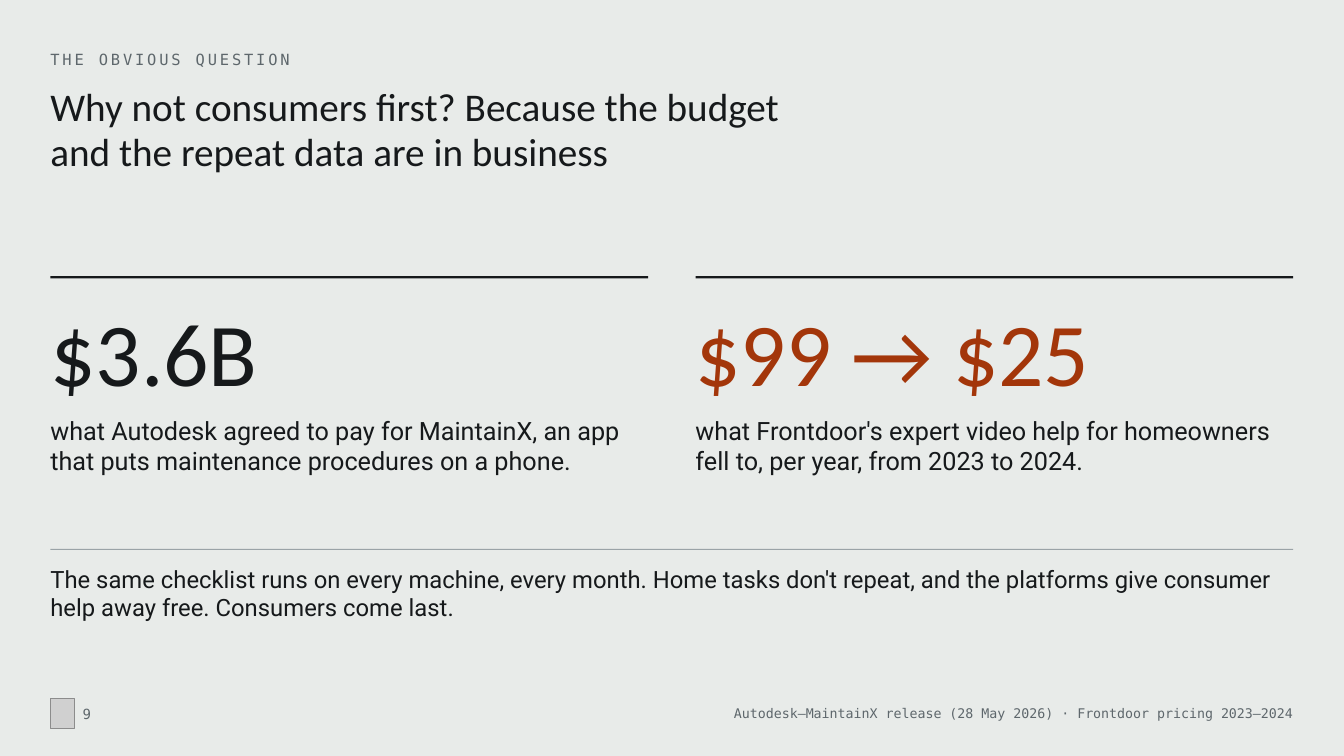
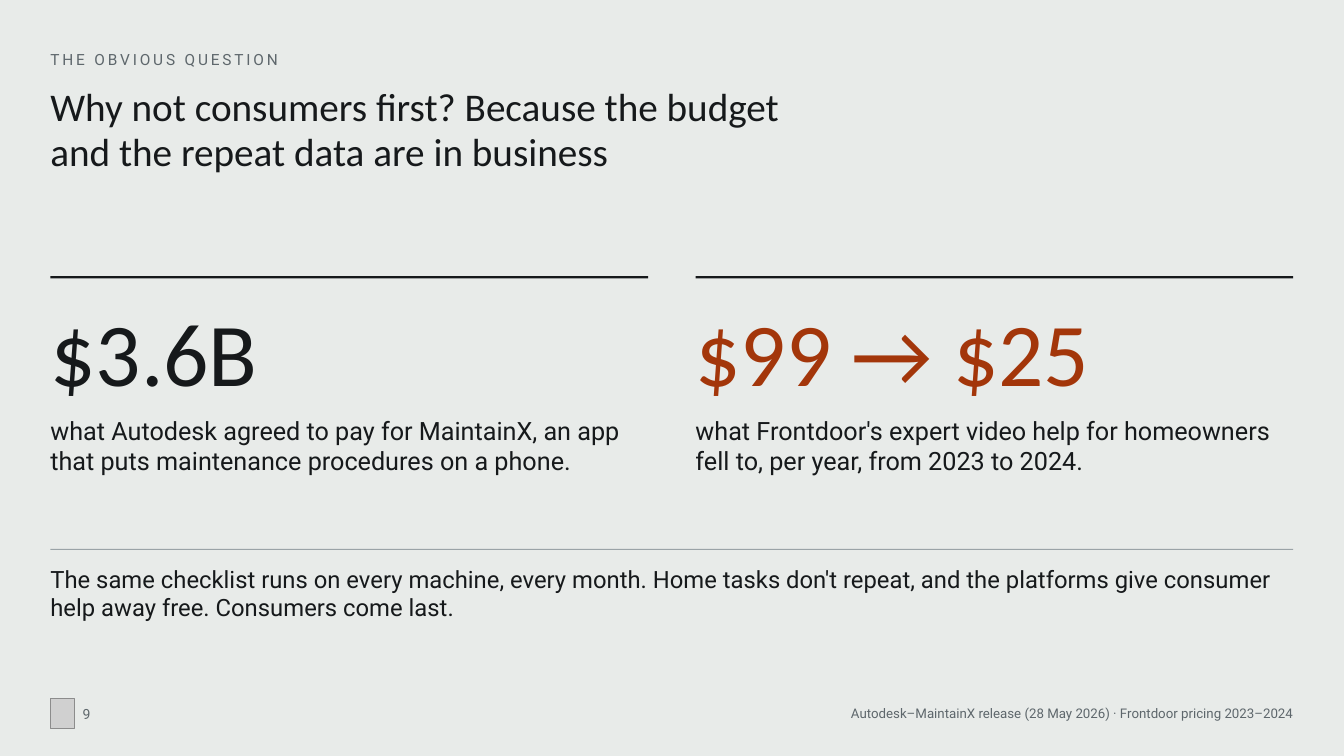
Before and after one commit to MonishSaravana/praxis, a slide deck: slide 9 of deck/Praxis_SAH_Oct2026.pptx. Drawn at 1344x756 pixels with LibreOffice and Linux fonts; fonts in the diff are those of the drawing; grey boxes stand for pictures. Boxes give left, top, right and bottom in pixels: in the first picture for what was removed or moved away, otherwise in the second. Text is boxed around its words. In the diff, an @@ line names an element or a change of style, - is before the commit and + after.

```diff
--- a/deck/Praxis_SAH_Oct2026.pptx
+++ b/deck/Praxis_SAH_Oct2026.pptx
@@ text "THE OBVIOUS QUESTION" at (50,54,278,67): font DejaVu Sans Mono to Roboto @@
@@ text "Autodesk–MaintainX release (28 May 2026) ..." at (851,707,1293,721): font DejaVu Sans Mono to Roboto @@
```
Also in this commit, not shown: 21 other slides changed, 1 slide removed, 29 other files.
